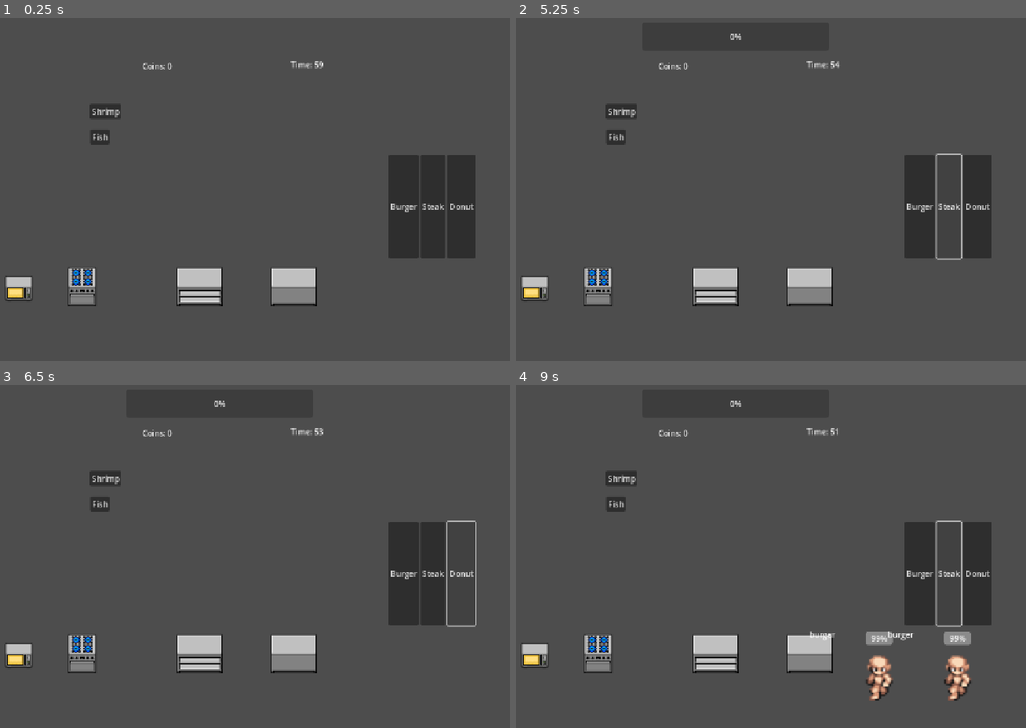
Above: before the commit, frames 1-4 (two rows, left to right).
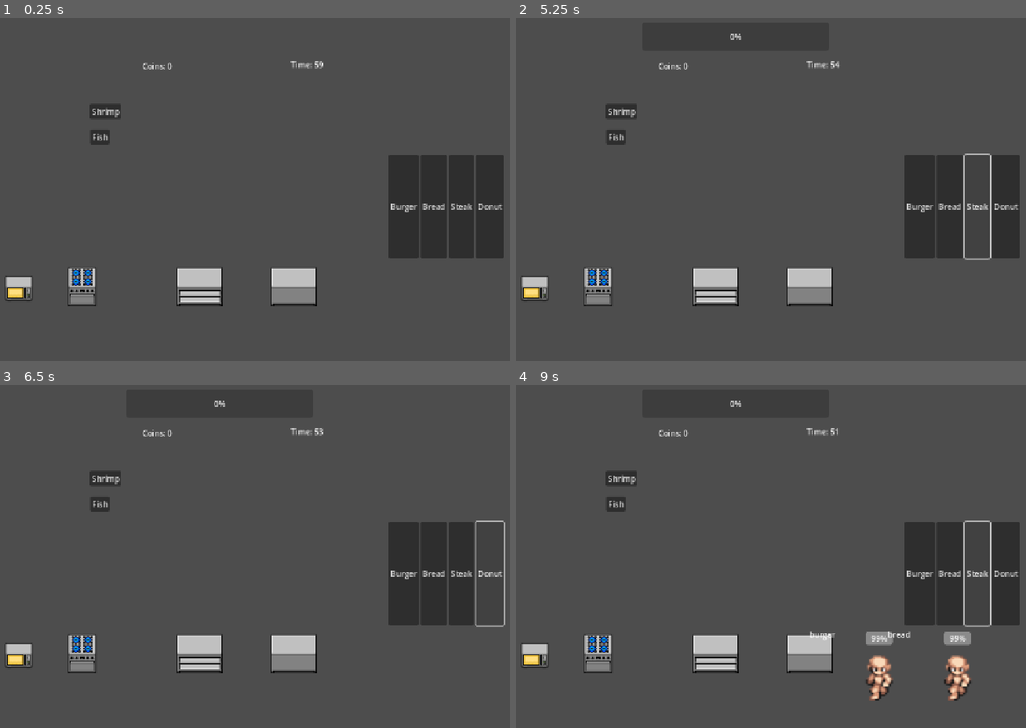
Above: after the commit, the same moments.

Repository: non123a/resturantSim
Game: Godot game, scene res://scenes/main/main.tscn
Two runs of this game, one before a commit and one after it. Both use one fixed random seed, a clock stepped at 60 frames per second and the inputs below.
Inputs (mouse positions are in pixels of both pictures, inside the frame that each line leads up to):
- Up to frame 1 (0.25 s): no input
- Up to frame 2 (5.25 s): click (949, 206) at 0.5 s, where only the run after the commit has a clickable "Bread"; click "Fish" at 1.25 s; click "Cooking fish..." at 2 s; click "Cooking shrimp..." at 2.75 s; click "Shrimp" at 3.5 s; click "Burger" at 4.25 s; click "Steak" at 5 s
- Up to frame 3 (6.5 s): click "Donut" at 5.75 s
- Up to frame 4 (9 s): click "Fish" at 6.5 s; click "Shrimp" at 7.25 s; click "Burger" at 8 s; click "Steak" at 8.75 s

The runs differ from the first frame. In frame 1, 1.9% of the frame differs, in the area x 82-99%, y 39-71%; in frame 2, 2.2%; in frame 3, 0.5%; in frame 4, 2.3%, in the area x 74-99%, y 39-75%.

Commit message:
working serve, display ready food, remove some first prototype

Diff:
--- a/scenes/main/main.tscn
+++ b/scenes/main/main.tscn
@@ -990,6 +990,11 @@
 layout_mode = 2
 text = "Burger"
 
+[node name="BreadButton" type="Button" parent="CanvasLayer/FoodPanel"]
+layout_mode = 2
+text = "Bread
+"
+
 [node name="SteakButton" type="Button" parent="CanvasLayer/FoodPanel"]
 layout_mode = 2
 text = "Steak"
@@ -998,9 +1003,22 @@
 layout_mode = 2
 text = "Donut"
 
+[node name="ReadyFoodLabel" type="Label" parent="CanvasLayer"]
+anchors_preset = -1
+anchor_right = 0.132
+anchor_bottom = 0.098000005
+offset_left = 907.0
+offset_top = 7.0
+offset_right = 939.04004
+offset_bottom = 48.439995
+
 [node name="PrepStation" type="Node" parent="."]
 script = ExtResource("2_iuonh")
 station_type = "prep"
+
+[node name="MicrowaveStation" type="Node" parent="."]
+script = ExtResource("2_iuonh")
+station_type = "Microwave"
 
 [node name="StoveStation" type="Node" parent="."]
 script = ExtResource("2_iuonh")
@@ -1051,8 +1069,10 @@
 [connection signal="pressed" from="CanvasLayer/CookShrimpButton" to="." method="_on_cook_shrimp_button_pressed"]
 [connection signal="pressed" from="CanvasLayer/EndPanel/RestartButton" to="." method="_on_restart_button_pressed"]
 [connection signal="pressed" from="CanvasLayer/FoodPanel/BurgerButton" to="." method="_on_burger_button_pressed"]
+[connection signal="pressed" from="CanvasLayer/FoodPanel/BreadButton" to="." method="_on_bread_button_pressed"]
 [connection signal="pressed" from="CanvasLayer/FoodPanel/SteakButton" to="." method="_on_steak_button_pressed"]
 [connection signal="pressed" from="CanvasLayer/FoodPanel/DonutButton" to="." method="_on_donut_button_pressed"]
 [connection signal="input_event" from="Stations/StoveArea" to="." method="_on_stove_area_input_event"]
+[connection signal="input_event" from="Stations/MicrowaveArea" to="." method="_on_microwave_area_input_event"]
 [connection signal="input_event" from="Stations/PrepArea" to="." method="_on_prep_area_input_event"]
 [connection signal="input_event" from="Stations/DisplayArea" to="." method="_on_display_area_input_event"]
--- a/scripts/GameData.gd
+++ b/scripts/GameData.gd
@@ -10,5 +10,7 @@
 var unlocked_foods = [
 	"burger",
 	"steak",
-	"donut"
+	"donut",
+	"bread"
+
 ]
--- a/scripts/GameManager.gd
+++ b/scripts/GameManager.gd
@@ -4,6 +4,7 @@
 
 @onready var prep_station = $PrepStation
 @onready var stove_station = $StoveStation
+@onready var microwave_station = $MicrowaveStation
 
 var display_food = ""
 var display_timer = 0.0
@@ -42,7 +43,7 @@
 	if job.is_complete:
 
 		ready_foods.append(job.food_name)
-
+		update_ready_food_ui()
 		print(job.food_name, " READY!")
 
 		return
@@ -54,6 +55,7 @@
 func _ready():
 	prep_station.process_finished.connect(_on_station_finished)
 	stove_station.process_finished.connect(_on_station_finished)
+	microwave_station.process_finished.connect(_on_station_finished)
 
 
 	for i in range(2):
@@ -65,10 +67,6 @@
 func process_jobs():
 	for job in active_jobs:
 
-		#if job.is_complete:
-			#continue
-		#if job.is_complete or job.is_processing:
-			#continue
 		if job.is_complete or job.is_processing or job.waiting_for_station:
 			continue
 
@@ -82,12 +80,22 @@
 
 
 
+
 		elif needed_station == "stove":
 
 			if not stove_station.is_busy:
 				#stove_station.start_process(job.food_name, 3.0)
-				stove_station.start_process(job, 3.0)
-
+				var cook_time = FoodData.foods[job.food_name]["cook_time"]
+				stove_station.start_process(job, cook_time)
+				#stove_station.start_process(job, 3.0)
+
+
+		elif needed_station == "microwave":
+
+			if not microwave_station.is_busy:
+				#microwave_station.start_process(job, 2.0)
+				var cook_time = FoodData.foods[job.food_name]["cook_time"]
+				microwave_station.start_process(job, cook_time)
 
 
 var spawn_positions = [
@@ -123,6 +131,7 @@
 
 		if display_timer <= 0:
 			display_processing = false
+			update_ready_food_ui()
 			ready_foods.append(display_food)
 
 			print(display_food, " READY!")
@@ -258,8 +267,11 @@
 	$CanvasLayer/EndPanel/ResultLabel.text = \
 		"Run: " + str(run_coins) + \
 		"\nBest: " + str(GameData.best_coins)
+	#for c in customers:
+		#c.stop_all()
 	for c in customers:
-		c.stop_all()
+		if is_instance_valid(c):
+			c.stop_all()
 
 func _on_restart_button_pressed() -> void:
 	get_tree().reload_current_scene()
@@ -277,7 +289,9 @@
 
 					job.waiting_for_station = false
 
-					stove_station.start_process(job, 3.0)
+					#stove_station.start_process(job, 3.0)
+					var cook_time = FoodData.foods[job.food_name]["cook_time"]
+					stove_station.start_process(job, cook_time)
 
 					job.is_processing = true
 
@@ -319,7 +333,6 @@
 
 		var job = preload("res://scripts/FoodJob.gd").new()
 
-		job.setup(selected_food, data["steps"])
 
 		var food_name = selected_food
 
@@ -388,4 +401,65 @@
 		spawn_customer()
 
 	else:
-		print("Food not ready")
+		if ready_foods.size() > 0:
+			print("Wrong food!")
+			reset_combo()
+		else:
+			print("Food not ready")
+
+
+func _on_microwave_area_input_event(viewport, event, shape_idx):
+
+	if not (event is InputEventMouseButton and event.pressed):
+		return
+
+	# waiting microwave jobs
+	for job in active_jobs:
+
+		if job.waiting_for_station:
+
+			if job.get_current_station() == "microwave":
+
+				job.waiting_for_station = false
+				job.is_processing = true
+
+				microwave_station.start_process(job, 2.0)
+
+				print(job.food_name, " sent to microwave")
+
+				return
+
+	# direct microwave foods
+	if selected_food != "":
+
+		var data = FoodData.foods[selected_food]
+
+		if data["type"] != "microwave":
+			print(selected_food, " is not microwave food")
+			return
+
+		var food_name = selected_food
+
+		var job = preload("res://scripts/FoodJob.gd").new()
+
+		job.setup(food_name, data["steps"])
+
+		active_jobs.append(job)
+
+		selected_food = ""
+
+		print(food_name, " sent to microwave")
+
+
+func _on_bread_button_pressed():
+	selected_food = "bread"
+	print("Selected:", selected_food)
+
+
+func update_ready_food_ui():
+	var text = "Ready:\n"
+
+	for food in ready_foods:
+		text += food + "\n"
+
+	$CanvasLayer/ReadyFoodLabel.text = text
--- a/scripts/Station.gd
+++ b/scripts/Station.gd
@@ -10,18 +10,6 @@
 
 signal process_finished(job)
 
-#
-#func start_process(food_name, process_time):
-	#if is_busy:
-		#return false
-	#
-	#is_busy = true
-	#current_food = food_name
-	#timer = process_time
-	#
-	#print(station_type, " started:", food_name)
-	#
-	#return true
 
 func start_process(job, process_time):
 	if is_busy:
